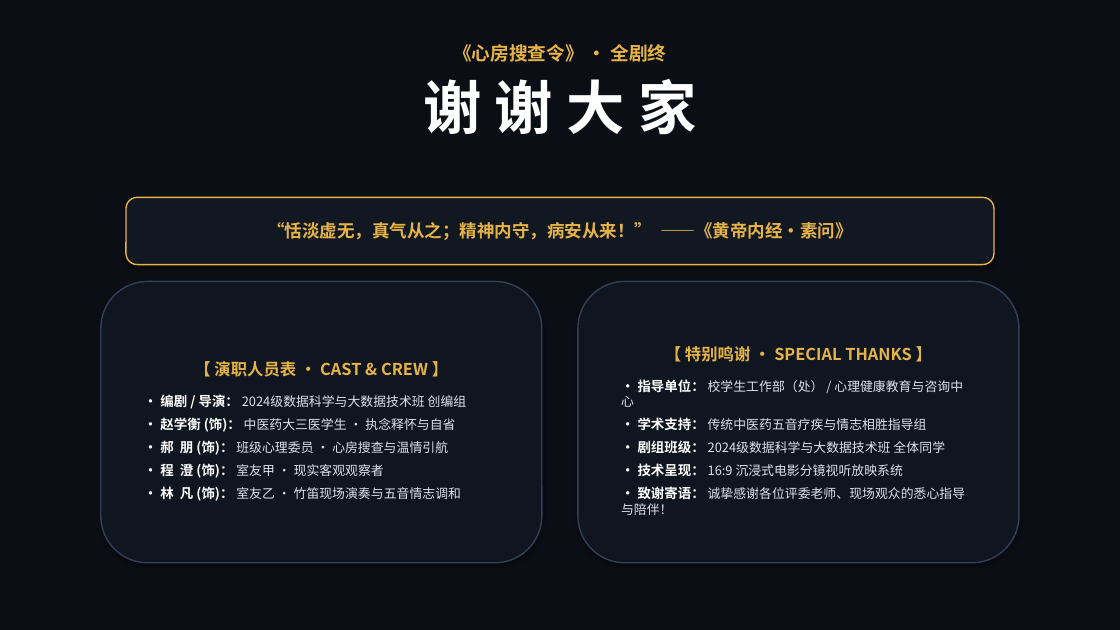
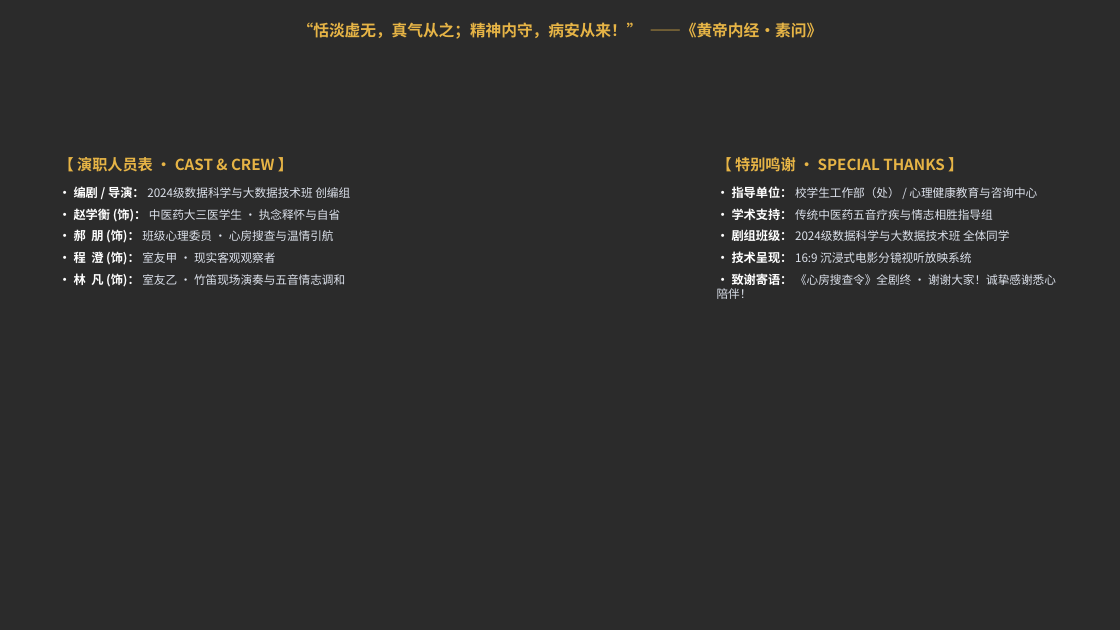
Before and after one commit to conceal123456/xinfang-souchaling, a slide deck: slide 10 of 心房搜查令_电影分镜剧照与台词字幕放映PPT.pptx. Drawn at 1120x630 pixels with LibreOffice and Linux fonts; fonts in the diff are those of the drawing; background and template pictures are left out; a plain dark background stands for a picture behind light text. Boxes give left, top, right and bottom in pixels: in the first picture for what was removed or moved away, otherwise in the second. Text is boxed around its words. In the diff, an @@ line names an element or a change of style, - is before the commit and + after.

Commit message:
重构放映PPT与分镜剧照：重绘第6-8幕统一东亚面孔、新增封面致谢图、分镜改为纯场景大图模式

```diff
--- a/心房搜查令_电影分镜剧照与台词字幕放映PPT.pptx
+++ b/心房搜查令_电影分镜剧照与台词字幕放映PPT.pptx
@@ background #FFFFFF to picture (left out) @@
@@ rectangle removed at bbox=[0, 0, 1120, 630] @@
@@ text at bbox=[298, 22, 823, 39]: text changed; size 16 to 13.5 pt @@
-《心房搜查令》 · 全剧终
-谢 谢 大 家
+“恬淡虚无，真气从之；精神内守，病安从来！” ——《黄帝内经·素问》
@@ text "【 演职人员表 · CAST & ...": place and size @@
-text "【 演职人员表 · CAST & ..." at bbox=[101, 281, 542, 563]
+text "【 演职人员表 · CAST & ..." at bbox=[59, 157, 350, 287]
@@ text "【 演职人员表 · CAST & ..." at bbox=[59, 157, 350, 287]: size 14 to 13 pt in "【 演职人员表 · CAST & CREW 】"; size 11.5 to 10.5 pt in "• 编剧 / 导演：", "• 赵学衡 (饰)：", "• 郝 朋 (饰)：", "• 程 澄 (饰)：" and 1 more places; size 11 to 10 pt in "2024级数据科学与大数据技术班 创编组", "中医药大三医学生 · 执念释怀与自省", "班级心理委员 · 心房搜查与温情引航", "室友甲 · 现实客观观察者" and 1 more places; alignment centre to left; less space between paragraphs; vertical alignment middle to top; fill #101620 to none; outline #32415A 1.2 pt to none; shadow off @@
@@ text "【 特别鸣谢 · SPECIAL THANKS ...": place and size @@
-text "【 特别鸣谢 · SPECIAL THANKS ..." at bbox=[578, 281, 1019, 563]
+text "【 特别鸣谢 · SPECIAL THANKS ..." at bbox=[717, 157, 1056, 299]
@@ text "【 特别鸣谢 · SPECIAL THANKS ..." at bbox=[717, 157, 1056, 299]: vertical alignment middle to top; fill #101620 to none; outline #32415A 1.2 pt to none; shadow off @@
@@ text at bbox=[717, 157, 1037, 263]: size 14 to 13 pt in "【 特别鸣谢 · SPECIAL THANKS 】"; size 11.5 to 10.5 pt in "• 指导单位：", "• 学术支持：", "• 剧组班级：", "• 技术呈现："; size 11 to 10 pt in "校学生工作部（处） / 心理健康教育与咨询中心", "传统中医药五音疗疾与情志相胜指导组", "2024级数据科学与大数据技术班 全体同学", "16:9 沉浸式电影分镜视听放映系统"; alignment centre to left; less space between paragraphs @@
@@ rounded rectangle removed at bbox=[126, 197, 994, 265] @@
-“恬淡虚无，真气从之；精神内守，病安从来！” ——《黄帝内经·素问》
@@ text at bbox=[717, 273, 1056, 299]: text changed; size 11 to 10 pt @@
-• 致谢寄语： 诚挚感谢各位评委老师、现场观众的悉心指导与陪伴！
+• 致谢寄语： 《心房搜查令》全剧终 · 谢谢大家！诚挚感谢悉心陪伴！
```
Also in this commit, not shown: 1 other slide changed, 8 slides added, 8 slides removed, 11 other files.
